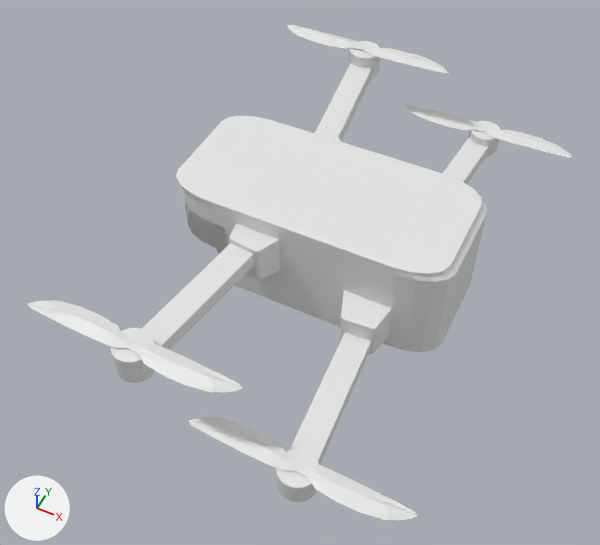
Before and after pictures for a commit that changed the Blender file Cars simulator/Assets/Models/quadcopter.blend.
Before and after are seen from a 50 mm camera at (8.4, -20.3, 21.9) aimed at (-0.9, -1.6, -1.4). Arrows for +X, +Y and +Z are at lower left; the lights stay in place.
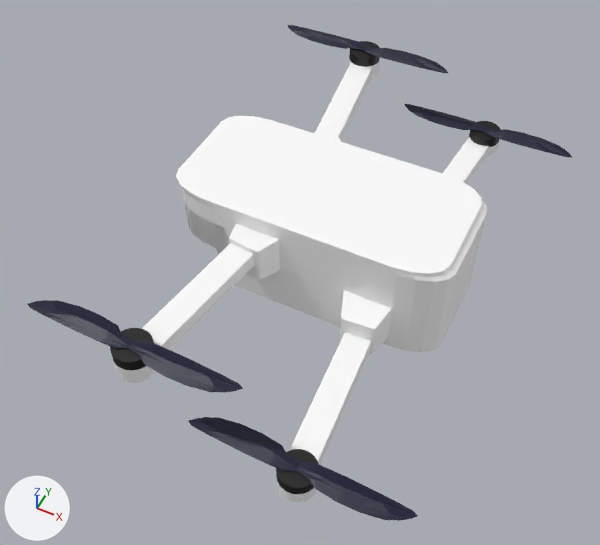
Commit message: Квадракоптер закончен

Changed parts and their boxes [x1, y1, x2, y2] in the pictures (600 x 545 px):
'Cube.005', recoloured (white to blue)
    both: [296, 128, 572, 521]
'Cube.004', recoloured
    both: [128, 47, 448, 393]
'Cube.002', recoloured
    both: [188, 104, 486, 471]
'Cube.003', recoloured
    both: [28, 25, 366, 348]
part 1 of me_cube_003, added
    after: [443, 137, 489, 184]
part 2 of me_cube_003, added (black)
    after: [469, 121, 501, 156]
part 3 of me_cube_003, added
    after: [311, 132, 341, 142]
part 4 of me_cube_003, added
    after: [315, 63, 372, 141]
part 5 of me_cube_003, added (black)
    after: [349, 41, 380, 79]
part 6 of me_cube_003, added
    after: [201, 116, 487, 311]
part 7 of me_cube_003, recoloured
    both: [114, 145, 472, 502]
part 8 of me_cube_003, recoloured (white to black)
    both: [110, 328, 318, 494]

Edits to the bpy script that builds the scene:
```text
Add mat_material_001:
    mat_material_001 = principled_material('Material.001')
    mat_material_001.base_color = (1.0, 1.0, 1.0)  # white #ffffff
Add mat_material_002:
    mat_material_002 = principled_material('Material.002')
    mat_material_002.base_color = (0.0, 0.0, 0.0)  # black #000000
Change me_cube_003:
    used by ob_cube_001; location = (0.0, 0.0, 0.0); scale = (0.927, 0.546, 0.544)
    remove me_cube_003.from_pydata(...)  # 345 vertices, 234 faces; spans x -6.4..5.2, y -17.9..0.0, z -4.6..3.0
    add me_cube_003.from_pydata(...)  # 679 vertices, 467 faces; spans x -6.4..5.2, y -17.9..17.9, z -4.6..3.0
    me_cube_003 part 1: the loose piece of 8 vertices spanning x 1.8..3.4, y -17.2..-4.3, z -3.7..-2.3 is copied, and the copy is mirrored in y about the mesh origin, in mat_material_001 (white #ffffff); it spans x 1.8..3.4, y 4.3..17.2, z -3.7..-2.3
    me_cube_003 part 2: the loose piece of 96 vertices spanning x 2.2..3.7, y -17.9..-15.5, z -3.7..-2.0 is copied, and the copy is mirrored in y about the mesh origin; it spans x 2.2..3.7, y 15.5..17.9, z -3.7..-2.0
    me_cube_003 part 3: the loose piece of 24 vertices spanning x -3.3..-1.3, y -6.3..-3.9, z -1.2..1.8 is copied, and the copy is mirrored in y about the mesh origin, in mat_material_001 (white #ffffff); it spans x -3.3..-1.3, y 3.9..6.3, z -1.2..1.8
    me_cube_003 part 4: the loose piece of 8 vertices spanning x -3.8..-1.9, y -16.8..-3.9, z 0.4..1.8 is copied, and the copy is mirrored in y about the mesh origin, in mat_material_001 (white #ffffff); it spans x -3.8..-1.9, y 3.9..16.8, z 0.4..1.8
    me_cube_003 part 5: the loose piece of 96 vertices spanning x -4.0..-2.6, y -17.5..-15.1, z 0.6..2.6 is copied, and the copy is mirrored in y about the mesh origin; it spans x -4.0..-2.6, y 15.1..17.5, z 0.6..2.6
    me_cube_003 part 6
    47 vertices are added at x -5.9..5.1, y 3.6..4.7, z -4.6..3.0
    9 new vertices lie (0.0, 2.9, 0.0) away from vertices in x -6.4..5.2, y 0.0, z -4.6..3.0
    5 new vertices lie (0.1, 0.6, 0.0) away from vertices in x -6.4..-6.2, y 2.9, z -1.4..3.0
    9 new vertices lie (1.2, 0.0, 0.0) away from vertices in x -4.0..2.1, y 4.6..4.7, z -4.6..3.0
    61 new faces join them, mat_material_001 (white #ffffff)
    me_cube_003 part 7: 168 faces spanning x -6.4..5.2, y -17.9..0.0, z -4.6..3.0 switch from no material to mat_material_001 (white #ffffff)
    me_cube_003 part 8: 66 faces spanning x -4.0..3.7, y -17.9..-15.1, z -2.8..2.6 switch from no material to mat_material_002 (black #000000)
Change me_cube_010:
    where me_cube_010.from_pydata(...)  # 36 vertices, 25 faces; spans x -1.23..2.94, y -17.31..-15.69, z -1.91..-1.66
    add me_cube_010.materials.append(mat_material_003)  # dark blue #00062e
Change me_cube_011:
    where me_cube_011.from_pydata(...)  # 36 vertices, 25 faces; spans x -7.49..-3.33, y -16.97..-15.36, z 2.72..2.96
    add me_cube_011.materials.append(mat_material_003)  # dark blue #00062e
Change me_cube_012:
    where me_cube_012.from_pydata(...)  # 36 vertices, 25 faces; spans x -3.32..0.84, y -17.31..-15.69, z 2.72..2.96
    add me_cube_012.materials.append(mat_material_003)  # dark blue #00062e
Change me_cube_013:
    where me_cube_013.from_pydata(...)  # 36 vertices, 25 faces; spans x 2.94..7.11, y -17.65..-16.03, z -1.91..-1.66
    add me_cube_013.materials.append(mat_material_003)  # dark blue #00062e
Change ob_cube_001:
    remove _m = ob_cube_001.modifiers.new('Mirror', 'MIRROR')
    remove _m.use_axis = (False, True, False)
    remove _m.use_clip = True
```
